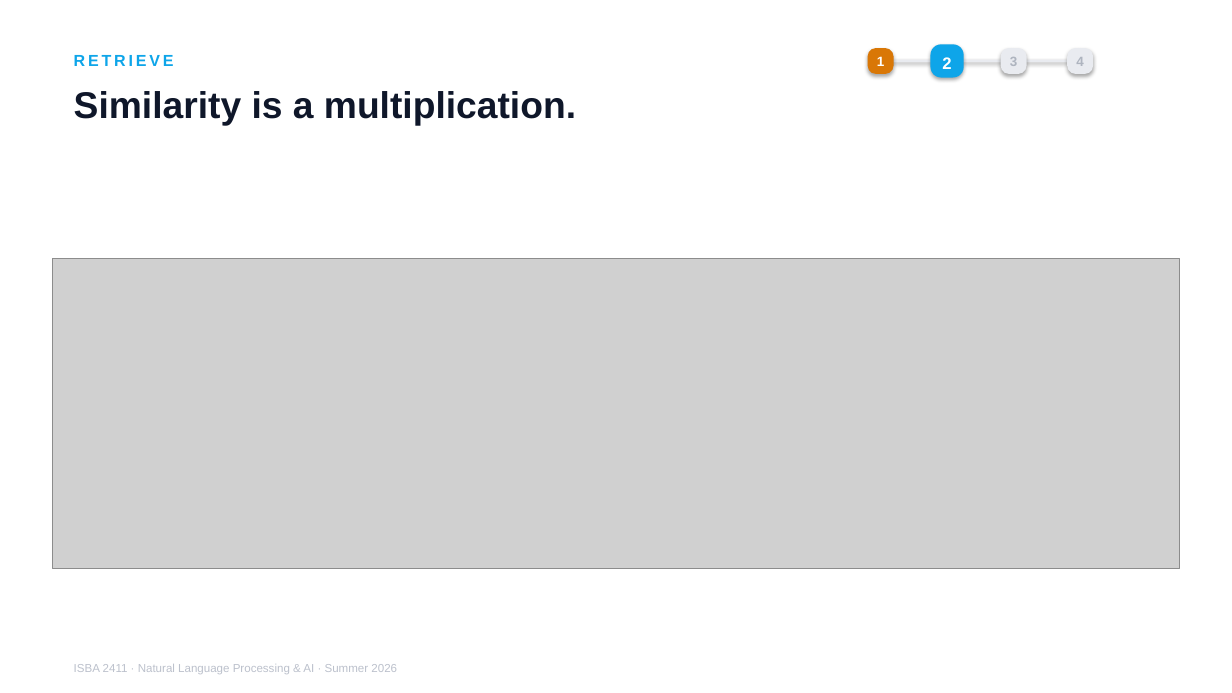
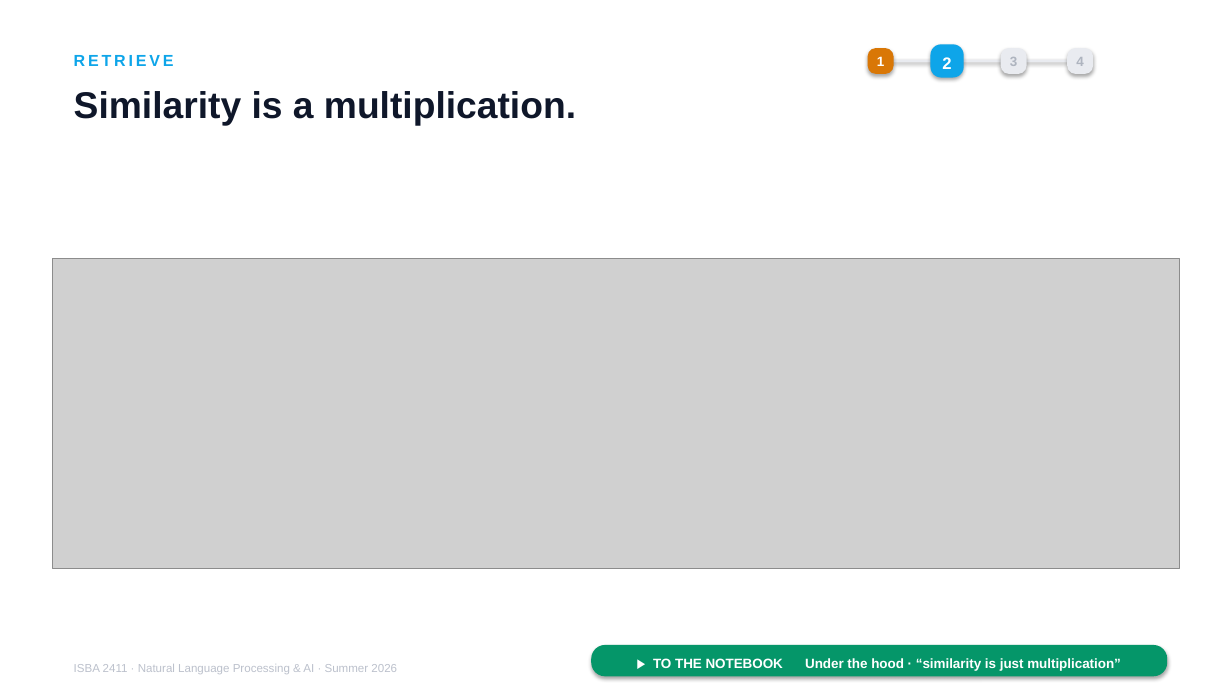
Before and after one commit to JulesMalin/isba2411-nlp, a slide deck: slide 8 of Week 7/L13_Support_Copilot.pptx. Drawn at 1232x693 pixels with LibreOffice and Linux fonts; fonts in the diff are those of the drawing; grey boxes stand for pictures. Boxes give left, top, right and bottom in pixels: in the first picture for what was removed or moved away, otherwise in the second. Text is boxed around its words. In the diff, an @@ line names an element or a change of style, - is before the commit and + after.

```diff
--- a/Week 7/L13_Support_Copilot.pptx
+++ b/Week 7/L13_Support_Copilot.pptx
@@ rounded rectangle added at [592,645,1167,677], fill #059669 @@
@@ text added at [653,658,1121,671], 10.5 pt, text #FFFFFF, bold @@
+▶ TO THE NOTEBOOK Under the hood · “similarity is just multiplication”
```
Also in this commit, not shown: 18 other slides changed.
